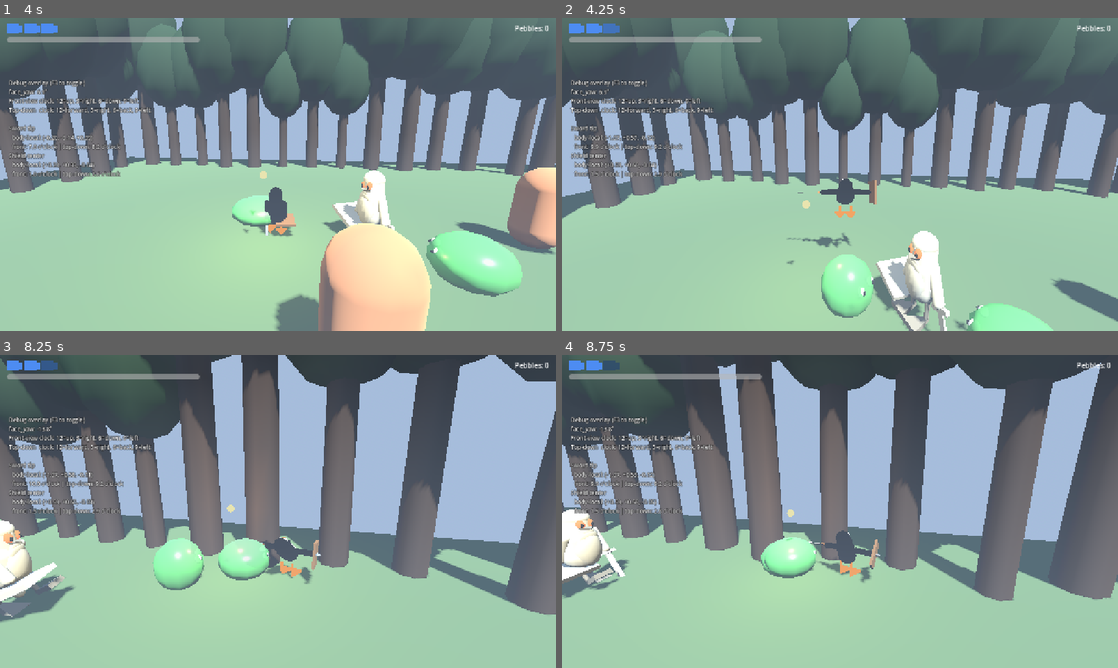
Above: before the commit, frames 1-4 (two rows, left to right).
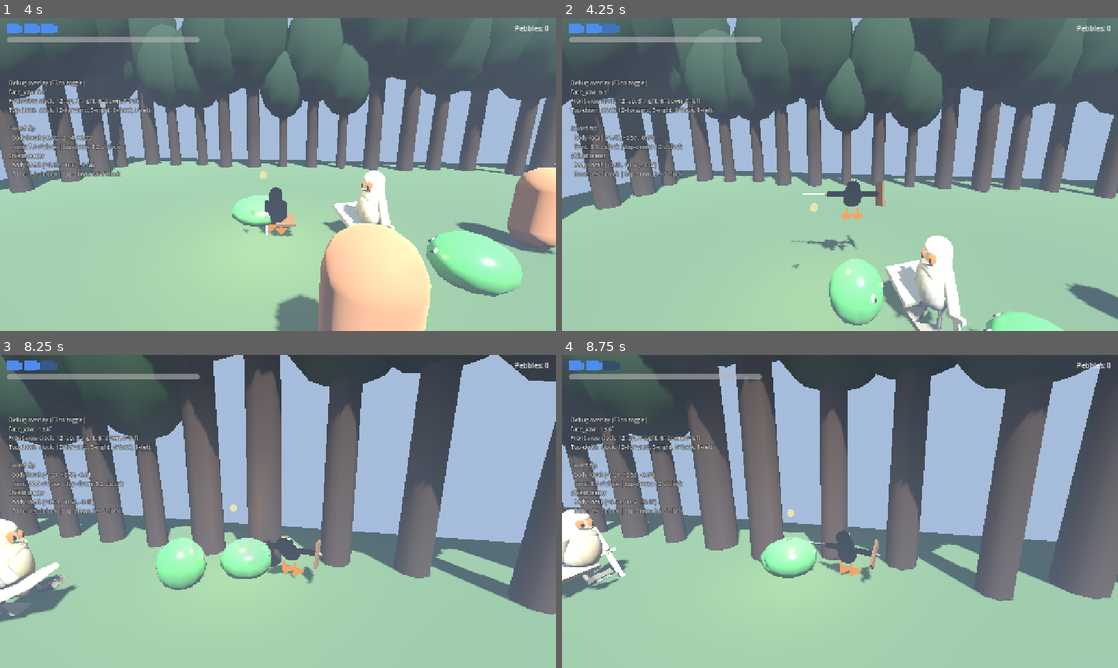
Above: after the commit, the same moments.

Repository: ruapotato/The-Legend-of-Tux
Game: Godot game, scene res://scenes/main.tscn
Two runs of this game, one before a commit and one after it. Both use one fixed random seed, a clock stepped at 60 frames per second and the inputs below. This scene is started directly instead of the project's main scene.
Inputs (mouse positions are in pixels of both pictures, inside the frame that each line leads up to):
- Up to frame 1 (4 s): tap Enter at 0.5 s; move the mouse to (272, 180) at 0.52 s; press the mouse at (272, 180) at 0.53 s; hold W (move_forward) 0.53-2.78 s; tap Space (jump) at 0.77, 1.07, 1.52, 1.82, 3.02, 3.32, 3.77 s; move the mouse to (316, 177) at 1.27 s; release the mouse at (316, 177) at 1.28 s; click (316, 177) at 1.35 s; move the mouse to (233, 171) at 2.02 s; hold E (interact) 2.03-2.78 s; click (233, 171) at 2.3 s; move the mouse to (283, 174) at 2.77 s; hold A (move_left) 2.78-3.53 s; tap F (item_use) at 2.85 s; click (283, 174) at 3.05 s; move the mouse to (255, 168) at 3.52 s; press the mouse at (255, 168) at 3.53 s; hold W (move_forward) from 3.53 s (still down); tap Ctrl (roll) at 3.6 s
- Up to frame 2 (4.25 s): keep holding W (move_forward); tap Space (jump) at 4.07 s
- Up to frame 3 (8.25 s): move the mouse to (305, 511) at 4.27 s; release the mouse at (305, 511) at 4.28 s; right-click (305, 511) at 4.35 s; tap Space (jump) at 4.52, 4.82, 6.02, 6.32, 6.77, 7.07, 7.52, 7.82 s; click (305, 511) at 4.55 s; move the mouse to (250, 511) at 5.02 s; hold Shift (sprint) 5.03-5.78 s; click (250, 511) at 5.3 s; move the mouse to (289, 505) at 5.77 s; release W (move_forward) at 5.78 s; hold D (move_right) 5.78-6.53 s; tap R at 5.85 s; click (289, 505) at 6.05 s; move the mouse to (272, 517) at 6.52 s; press the mouse at (272, 517) at 6.53 s; hold W (move_forward) from 6.53 s (still down); move the mouse to (316, 514) at 7.27 s; release the mouse at (316, 514) at 7.28 s; click (316, 514) at 7.35 s; move the mouse to (233, 508) at 8.02 s; hold E (interact) from 8.03 s (still down)
- Up to frame 4 (8.75 s): keep holding W (move_forward); keep holding E (interact); click (795, 508) at 8.3 s

Frame 1 is identical in both runs. In frame 2, 11% of the frame differs, in the area x 0-100%, y 0-100%; in frame 3, 4.8%; in frame 4, 0.2%.

Commit message:
Hit-punch + camera shake — combat now feels weighty
Camera (free_orbit_camera.gd)
- shake(amplitude, duration) trauma input. Larger amp / longer duration
  win when calls stack.
- Linear-decay jitter applied post-lerp on each _process tick so the
  shake is purely visual and doesn't pollute the smoothed follow.

Player (tux_player.gd)
- Camera shake on damage applied (0.18 amp / 0.22s)
- Smaller shakes on parry-deflect (0.08) and shield-block (0.06)
- Brief shake on every sword hit landed (0.05 / 0.10s) so combat is
  always reading something back

Enemy hit-punch (blob, knight, bat)
- All three enemies now squash + back-ease return on take_damage so
  hits read visually even before knockback resolves
- Tween uses TRANS_BACK / EASE_OUT for the elastic rubber-band feel
- Knight scales the rig directly (preserves the 1.4× scale factor);
  blob and bat scale their visual node

Co-Authored-By: Claude Opus 4.7 (1M context) <noreply@anthropic.com>

Diff:
--- a/godot/scripts/enemy_blob.gd
+++ b/godot/scripts/enemy_blob.gd
@@ -136,10 +136,21 @@
         velocity.x = away.x * KNOCKBACK_SPEED
         velocity.z = away.z * KNOCKBACK_SPEED
         velocity.y = 4.0
+    _hit_punch()
     if hp <= 0:
         _die()
     else:
         _set_state(State.HURT)
+
+
+# Brief scale "punch" on the visual when hit — the physics knockback
+# alone doesn't read as a hit unless the body squashes.
+func _hit_punch() -> void:
+    if not visual:
+        return
+    visual.scale = Vector3(1.20, 0.85, 1.20)
+    var t := create_tween()
+    t.tween_property(visual, "scale", Vector3.ONE, 0.18).set_trans(Tween.TRANS_BACK).set_ease(Tween.EASE_OUT)
 
 
 func _die() -> void:
--- a/godot/scripts/enemy_bone_bat.gd
+++ b/godot/scripts/enemy_bone_bat.gd
@@ -134,6 +134,10 @@
         away = Vector3(0, 0, 1)
     away = away.normalized()
     velocity = away * KNOCKBACK_SPEED + Vector3(0, 2.0, 0)
+    if visual:
+        visual.scale = Vector3(1.25, 0.80, 1.25)
+        var t := create_tween()
+        t.tween_property(visual, "scale", Vector3.ONE, 0.18).set_trans(Tween.TRANS_BACK).set_ease(Tween.EASE_OUT)
     if hp <= 0:
         _die()
     else:
--- a/godot/scripts/enemy_bone_knight.gd
+++ b/godot/scripts/enemy_bone_knight.gd
@@ -278,10 +278,20 @@
         velocity.x = away.x * KNOCKBACK_SPEED
         velocity.z = away.z * KNOCKBACK_SPEED
         velocity.y = 3.0
+    _hit_punch()
     if hp <= 0:
         _die()
     else:
         _set_state(State.HURT)
+
+
+func _hit_punch() -> void:
+    if not rig:
+        return
+    var base_scale: Vector3 = rig.scale
+    rig.scale = base_scale * Vector3(1.10, 0.90, 1.10)
+    var t := create_tween()
+    t.tween_property(rig, "scale", base_scale, 0.18).set_trans(Tween.TRANS_BACK).set_ease(Tween.EASE_OUT)
 
 
 # Called by tux_player when the player parries/blocks the knight's
--- a/godot/scripts/free_orbit_camera.gd
+++ b/godot/scripts/free_orbit_camera.gd
@@ -23,6 +23,13 @@
 
 var _yaw: float = 0.0
 var _pitch: float = -0.25       # slight downward tilt by default
+
+# Trauma-style screen shake. Owners call shake(amp, duration) to add
+# kick on big events; per-frame the trauma decays linearly and offsets
+# the camera position by a noise-driven jitter.
+var _shake_amp: float = 0.0
+var _shake_t: float = 0.0
+var _shake_dur: float = 0.0
 
 
 func _ready() -> void:
@@ -57,9 +64,34 @@
     global_position = global_position.lerp(desired, clamp(delta * follow_smooth, 0.0, 1.0))
     rotation = Vector3(_pitch, _yaw, 0.0)
 
+    # Trauma decay + per-frame jitter. Applied as a position offset
+    # post-lerp so the shake is purely visual and doesn't poison the
+    # smoothed follow target.
+    if _shake_t > 0.0:
+        _shake_t = max(0.0, _shake_t - delta)
+        var k: float = _shake_t / max(_shake_dur, 0.001)
+        var amp: float = _shake_amp * k
+        global_position += Vector3(
+            randf_range(-1.0, 1.0) * amp,
+            randf_range(-1.0, 1.0) * amp * 0.6,
+            randf_range(-1.0, 1.0) * amp
+        )
+        if _shake_t == 0.0:
+            _shake_amp = 0.0
+
 
 func get_yaw() -> float:
     return _yaw
+
+
+# Apply a kick to the camera. Multiple calls stack — the larger
+# amplitude + longer duration win.
+func shake(amplitude: float, duration: float) -> void:
+    if amplitude > _shake_amp:
+        _shake_amp = amplitude
+    if duration > _shake_t:
+        _shake_t = duration
+        _shake_dur = duration
 
 
 # Camera-forward in world space, flattened to XZ. Owner uses this to
--- a/godot/scripts/tux_player.gd
+++ b/godot/scripts/tux_player.gd
@@ -206,14 +206,20 @@
     var was_parry: bool = state.parry_active
     if state.take_hit(source_pos, amount):
         GameState.damage(amount)
+        if camera and camera.has_method("shake"):
+            camera.shake(0.18, 0.22)
         # ACT_HURT will fire its sound via _dispatch_action_sounds.
     else:
         if was_parry:
             SoundBank.play_3d("parry", global_position)
             _shove_attacker(attacker, TuxState.PARRY_PUSH_FORCE)
+            if camera and camera.has_method("shake"):
+                camera.shake(0.08, 0.14)
         elif was_blocking:
             SoundBank.play_3d("shield_block", global_position)
             _shove_attacker(attacker, TuxState.BLOCK_PUSH_FORCE)
+            if camera and camera.has_method("shake"):
+                camera.shake(0.06, 0.12)
         # i-frames during a roll/flip are intentionally silent.
 
 
@@ -235,6 +241,8 @@
 
 func _on_sword_hit(_target: Node) -> void:
     SoundBank.play_3d("sword_hit", global_position)
+    if camera and camera.has_method("shake"):
+        camera.shake(0.05, 0.10)
 
 
 func _on_player_died() -> void:
